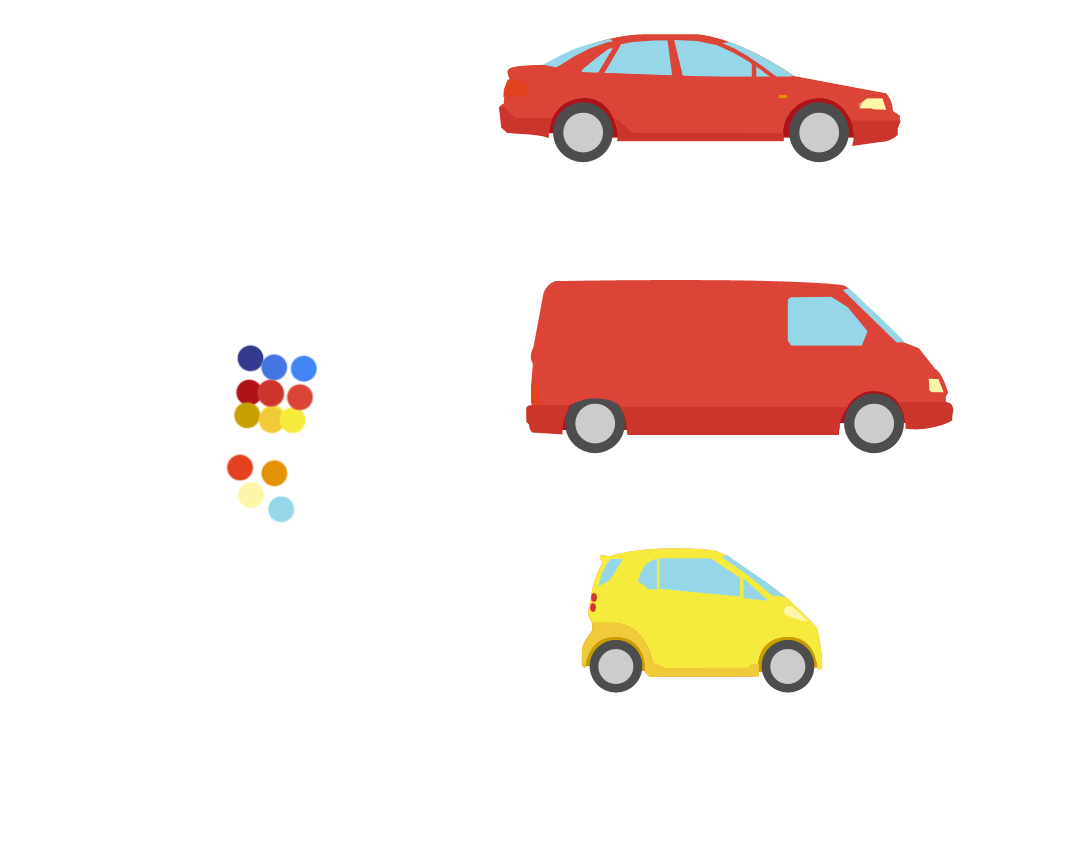
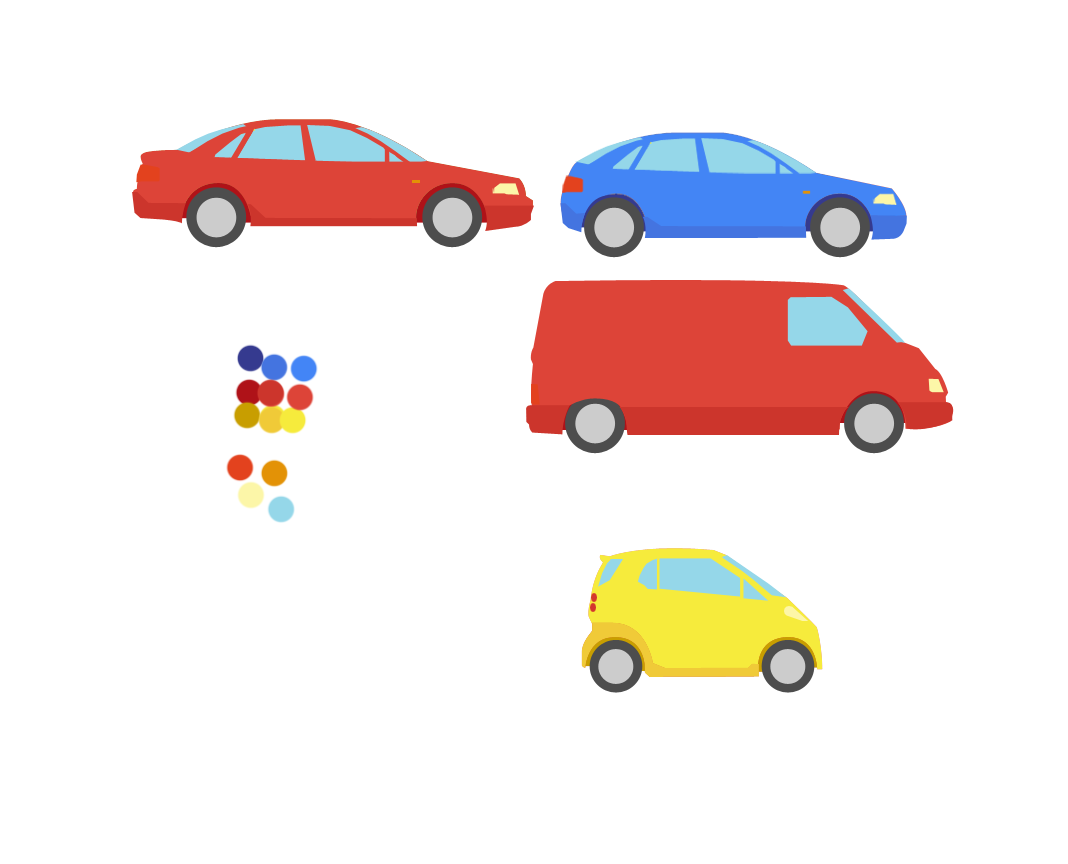
Revision of a layered 1068px x 864px image; what changed, layer by layer:
added group "HATCHBACK" with 11 layers above "SEDAN" over [560, 132, 907, 258]
added layer "Shape 2 copy 9" (1st of 2, in "HATCHBACK") in group "HATCHBACK" over [594, 207, 635, 248]
added layer "Shape 1 copy 9" (1st of 2, in "HATCHBACK") in group "HATCHBACK" over [584, 197, 644, 258]
added layer "Shape 2 copy 8" (1st of 2, in "HATCHBACK") in group "HATCHBACK" over [820, 207, 861, 248]
added layer "Shape 1 copy 8" (1st of 2, in "HATCHBACK") in group "HATCHBACK" over [810, 197, 870, 258]
added layer "SEDAN-LIGHTS" (1st of 2, in "HATCHBACK") in group "HATCHBACK" over [562, 175, 897, 205]
added layer "SEDAN-WINDOWS" (1st of 2, in "HATCHBACK") in group "HATCHBACK" over [575, 136, 816, 174]
added layer "Shape 5" (1st of 2, in "HATCHBACK") in group "HATCHBACK" over [642, 216, 807, 238]
added layer "Shape 4" (1st of 2, in "HATCHBACK") in group "HATCHBACK" over [870, 215, 907, 240]
added layer "HATCH-BODY" in group "HATCHBACK" over [560, 132, 907, 230]
added layer "Shape 7" (1st of 2, in "HATCHBACK") in group "HATCHBACK" over [580, 190, 877, 232]
painted on "Shape 2 copy 9" (2nd of 2, in "SEDAN") over [196, 112, 604, 238]
painted on "Shape 1 copy 9" (2nd of 2, in "SEDAN") over [186, 102, 613, 248]
painted on "Shape 2 copy 8" (2nd of 2, in "SEDAN") over [432, 112, 840, 238]
painted on "Shape 1 copy 8" (2nd of 2, in "SEDAN") over [422, 102, 849, 248]
painted on "SEDAN-LIGHTS" (2nd of 2, in "SEDAN") over [136, 79, 887, 195]
painted on "SEDAN-WINDOWS" (2nd of 2, in "SEDAN") over [175, 38, 794, 162]
painted on "Shape 6" (2nd of 2, in "SEDAN") over [132, 107, 553, 224]
painted on "Shape 5" (2nd of 2, in "SEDAN") over [247, 119, 784, 227]
painted on "Shape 4" (2nd of 2, in "SEDAN") over [484, 120, 901, 231]
painted on "SEDAN-BODY" over [133, 34, 900, 221]
painted on "Shape 7" (2nd of 2, in "SEDAN") over [180, 94, 858, 223]
…and 1 more changes (1 added)
